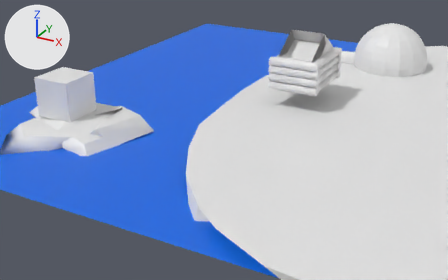
A saved change to the Blender file public/scene.blend.
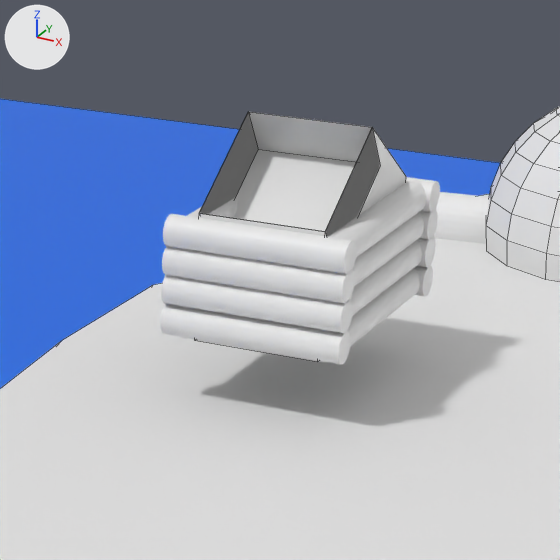
There are two pictures of each version: one from a camera (50 mm lens) standing at (117.4, -305.2, 122.4) and looking at (-30.2, -36.7, -11.8), one close up on the part from 50% to 83% of the width and 0% to 53% of the height. The axes (+X, +Y, +Z) are drawn at upper left. The lights are the same throughout. The close-ups show mesh edges as thin lines.
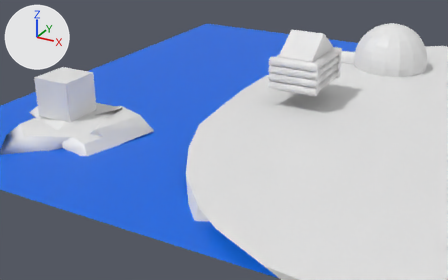
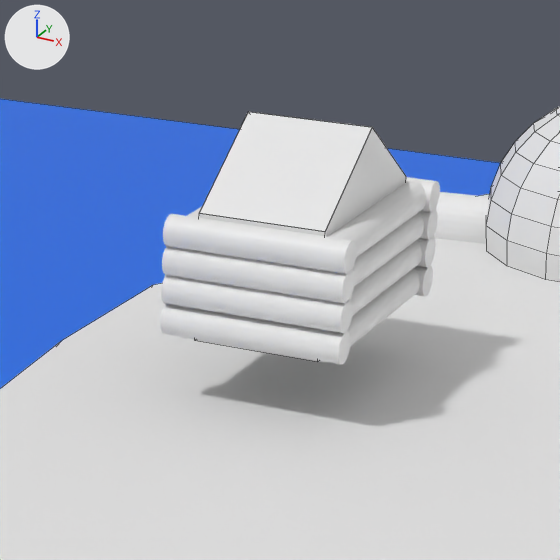
Location of each change, (x1, y1, x2, y2) in pixels of the close-ups (560 x 560 px; the box of a moved part takes in the faces that stretch with it):
part 1 of me_cube_004, moved or reshaped: before (200, 112, 380, 237); after (200, 112, 372, 231)

The change in detail:
me_cube_004 has 20 vertices, 17 faces and spans x -1.0..1.0, y -1.0..1.0, z -1.0..2.16.
me_cube_004 is used by ob_cube_002; location (0.0, 0.0, 23.0); scale (9.25, 16.0, 9.25).
Before the commit, vertices of me_cube_004: 16 (1.0, 0.27, 1.47) at pixel (380, 165), 17 (1.0, -0.73, 0.3), 18 (-1.0, -0.73, 0.3), 19 (-1.0, 0.27, 1.47) at pixel (258, 149).
Part 1, on me_cube_004:
Vertices 16 to 19 of me_cube_004 move by (0.0, -0.27, 0.7).
